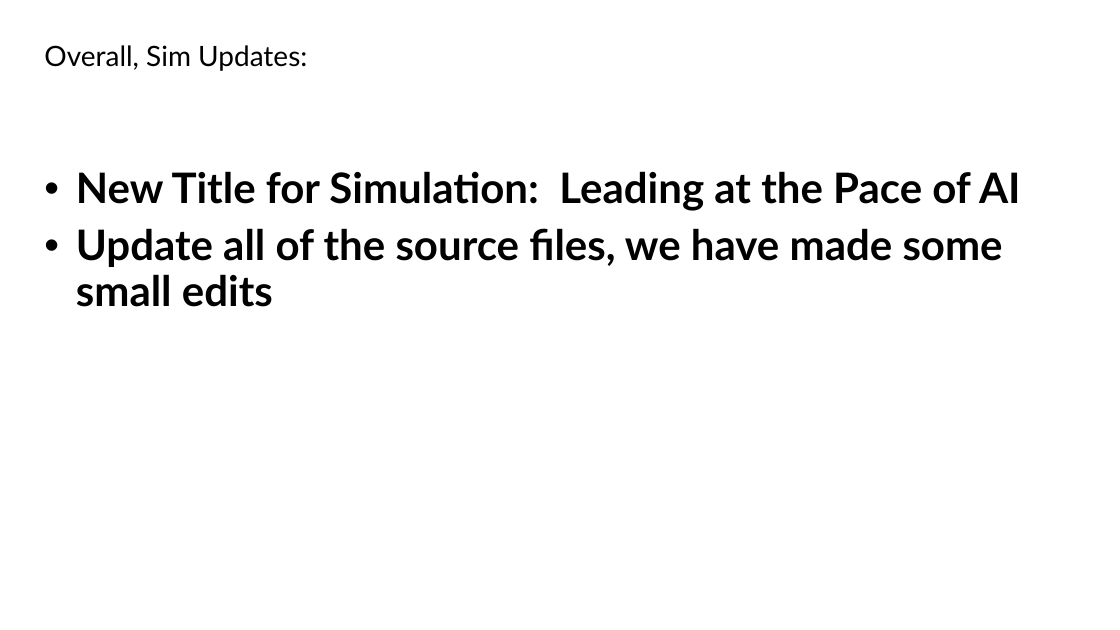
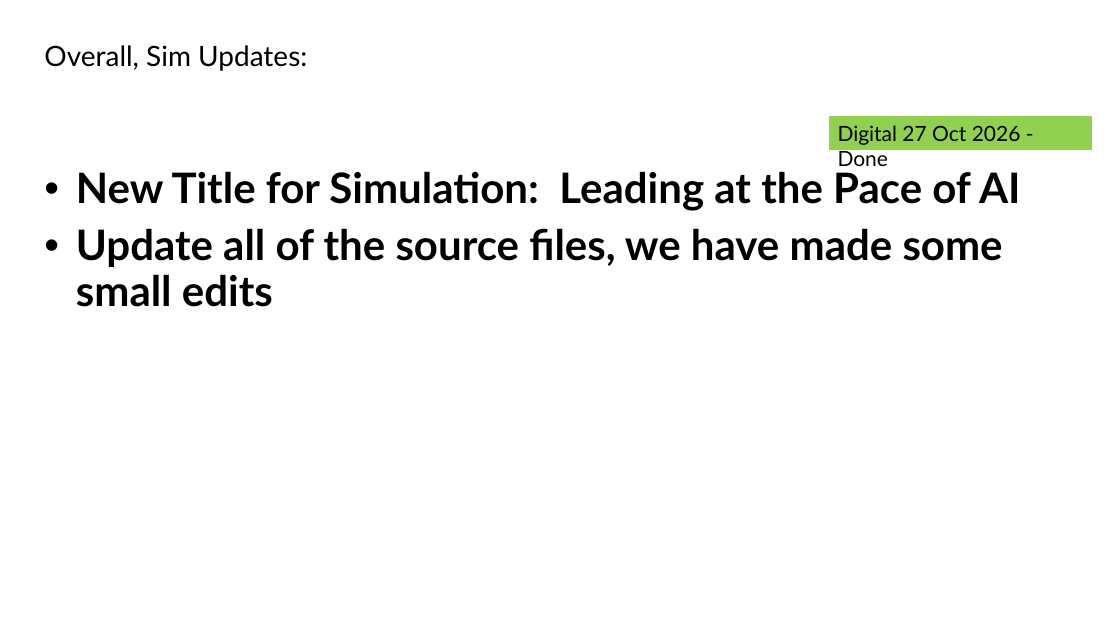
Before and after one commit to BTS-USA/BTS_BD_Marketing_MBS, a slide deck: slide 1 of _dev/Feedback/Consultant/27-Oct/10_26_2026_Update_For_Digital_Simulation.pptx. Drawn at 1120x630 pixels with LibreOffice and Linux fonts; fonts in the diff are those of the drawing. Boxes give left, top, right and bottom in pixels: in the first picture for what was removed or moved away, otherwise in the second. Text is boxed around its words. In the diff, an @@ line names an element or a change of style, - is before the commit and + after.

```diff
--- a/_dev/Feedback/Consultant/27-Oct/10_26_2026_Update_For_Digital_Simulation.pptx
+++ b/_dev/Feedback/Consultant/27-Oct/10_26_2026_Update_For_Digital_Simulation.pptx
@@ rectangle added at (x1=829, y1=116, x2=1092, y2=150), fill #92D050, 18 pt, text #000000 @@
+Digital 27 Oct 2026 - Done
```
Also in this commit, not shown: 6 other slides changed.
